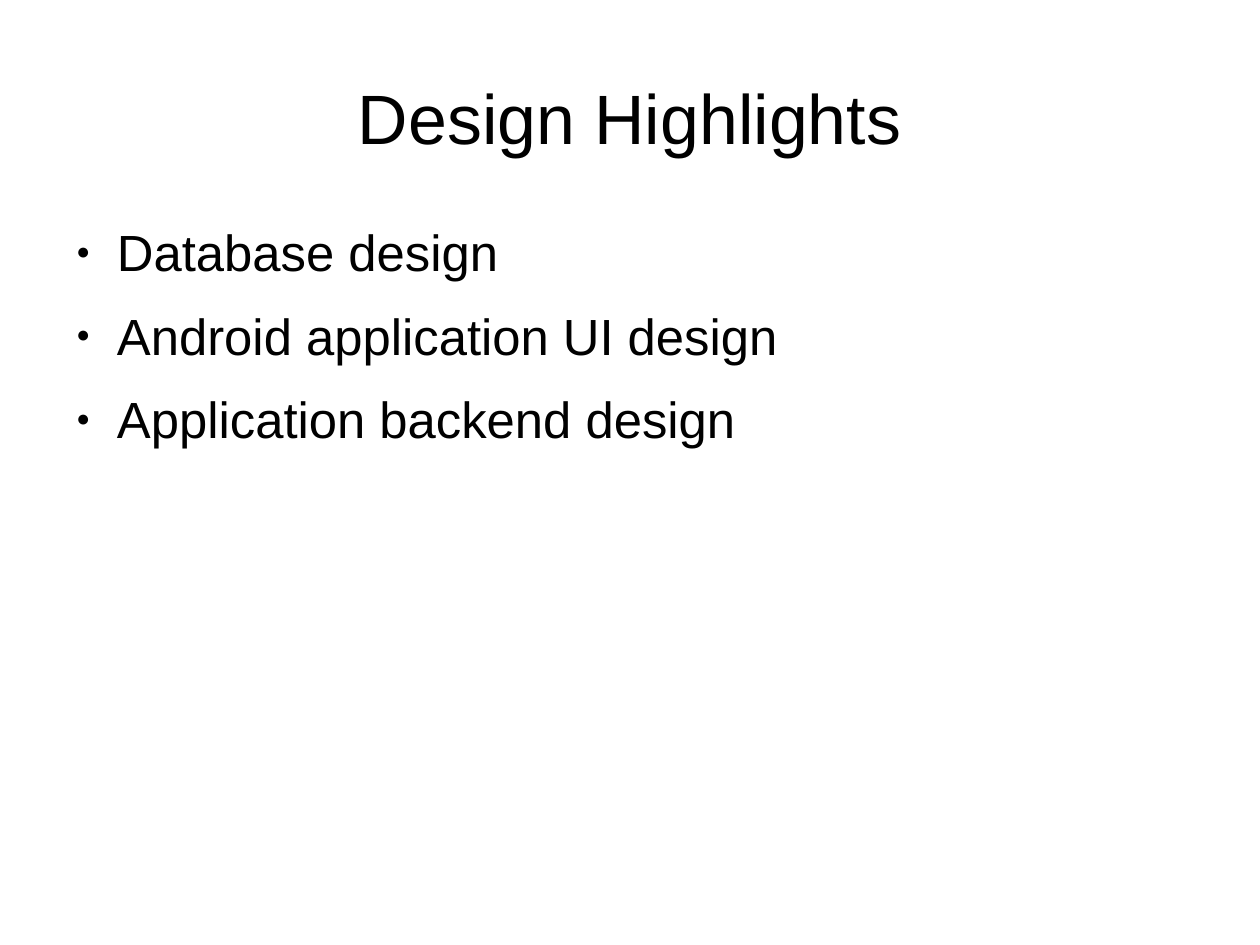
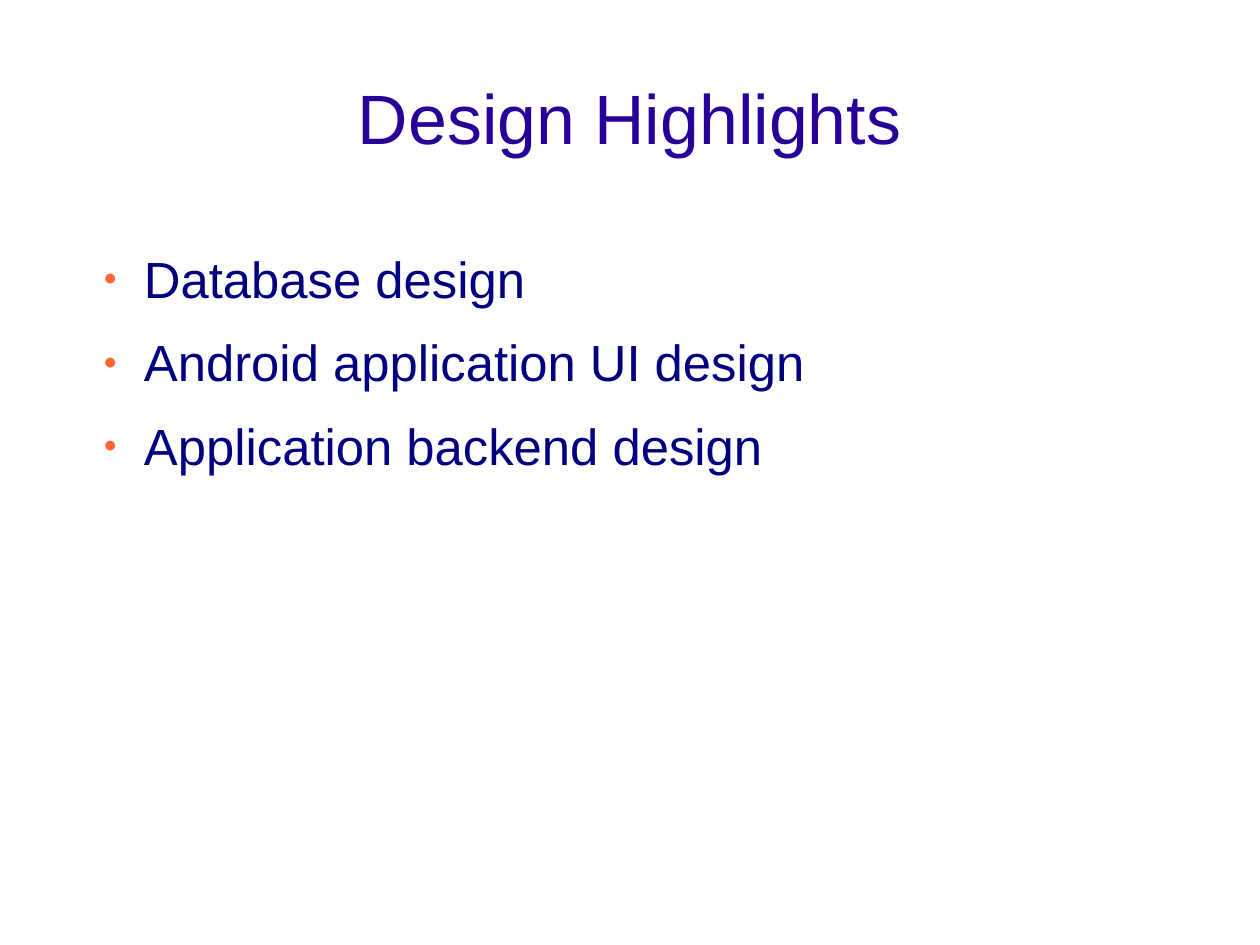
Before and after one commit to smartwatermanagement/self-healing-water-networks, a slide deck: slide 3 of Documentation/Design/design presentation.odp. Drawn at 1260x945 pixels with LibreOffice and Linux fonts; fonts in the diff are those of the drawing; background and template pictures are left out. Boxes give left, top, right and bottom in pixels: in the first picture for what was removed or moved away, otherwise in the second. Text is boxed around its words. In the diff, an @@ line names an element or a change of style, - is before the commit and + after.

Commit message:
Design Presentation

```diff
--- a/Documentation/Design/design presentation.odp
+++ b/Documentation/Design/design presentation.odp
@@ title "Design Highlights" at bbox=[358, 93, 902, 157]: text colour #000000 to #280099 @@
@@ text "Database design": place and size @@
-text "Database design" at bbox=[117, 234, 778, 449]
+text "Database design" at bbox=[144, 261, 805, 475]
@@ text "Database design" at bbox=[144, 261, 805, 475]: text colour #000000 to #000080; bullet colour #000000 to #FF6633 @@
```
Also in this commit, not shown: 9 other slides changed, 1 slide added, 1 other file.
